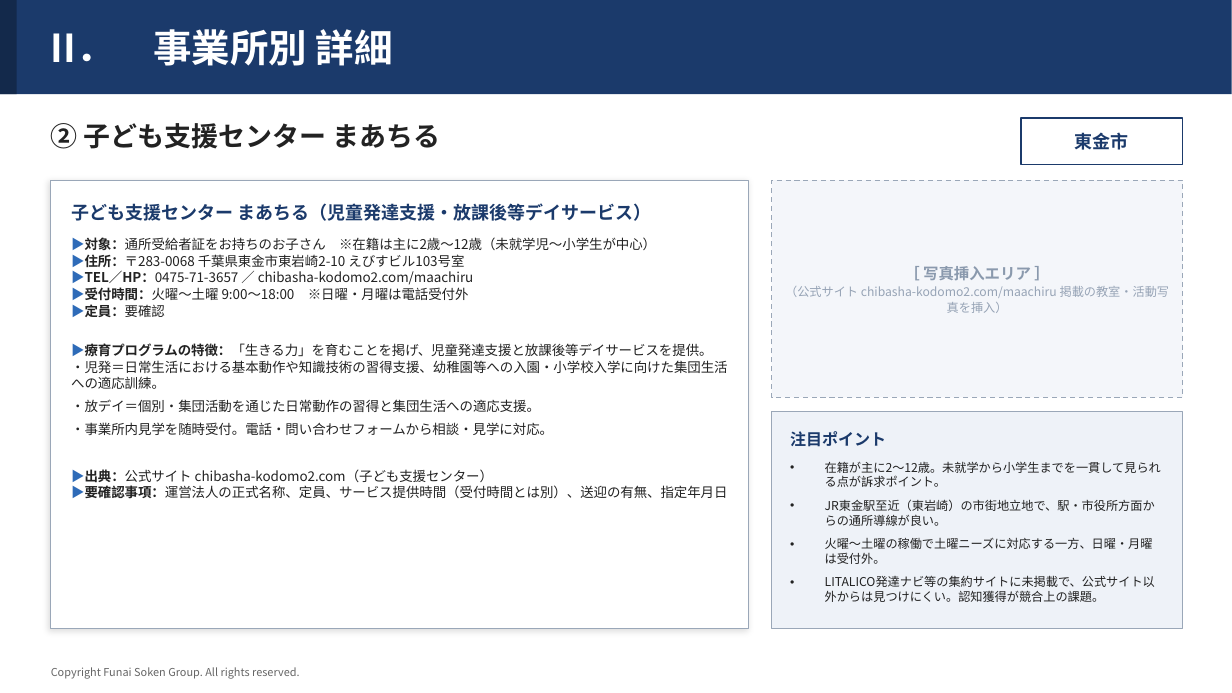
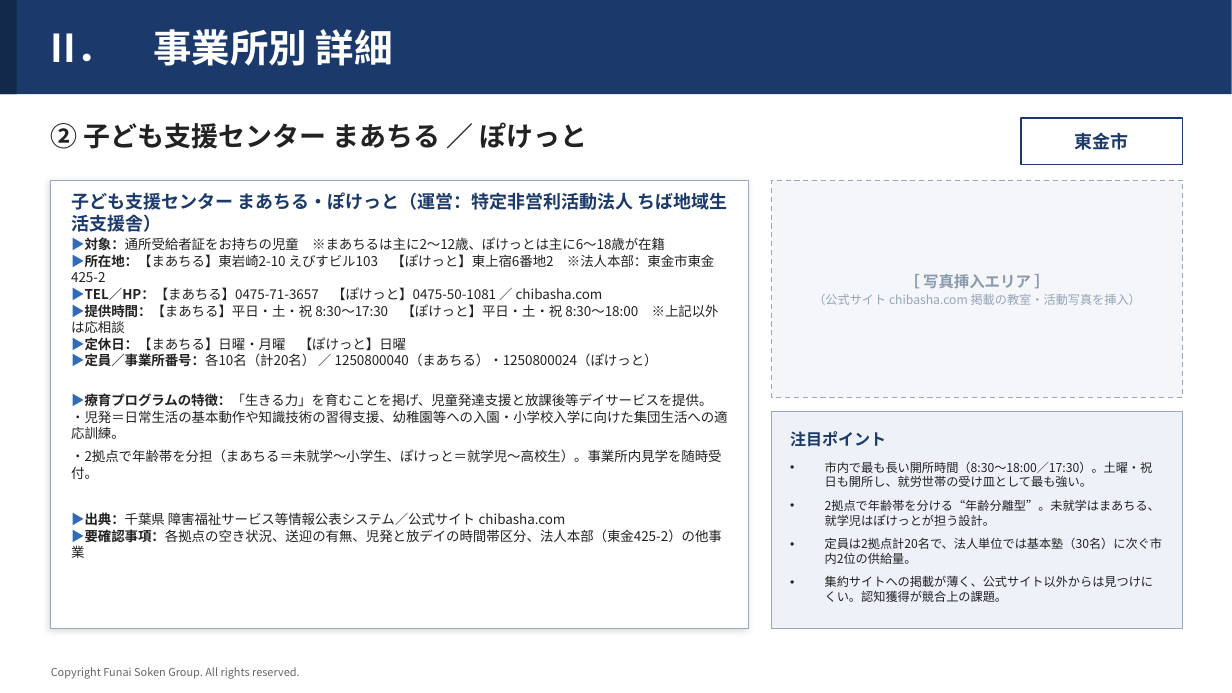
Before and after one commit to efejdjeifienfneafnwaj/-, a slide deck: slide 4 of 東金市_児童発達支援_事業所調査.pptx. Drawn at 1232x693 pixels with LibreOffice and Linux fonts; fonts in the diff are those of the drawing. Boxes give left, top, right and bottom in pixels: in the first picture for what was removed or moved away, otherwise in the second. Text is boxed around its words. In the diff, an @@ line names an element or a change of style, - is before the commit and + after.

```diff
--- a/東金市_児童発達支援_事業所調査.pptx
+++ b/東金市_児童発達支援_事業所調査.pptx
@@ text at [51, 122, 588, 149]: text changed @@
-② 子ども支援センター まあちる
+② 子ども支援センター まあちる ／ ぽけっと
@@ text at [71, 192, 727, 232]: text changed @@
-子ども支援センター まあちる（児童発達支援・放課後等デイサービス）
+子ども支援センター まあちる・ぽけっと（運営：特定非営利活動法人 ちば地域生活支援舎）
@@ text at [71, 237, 719, 367]: text changed @@
-▶対象：通所受給者証をお持ちのお子さん ※在籍は主に2歳〜12歳（未就学児〜小学生が中心）
-▶住所：〒283-0068 千葉県東金市東岩崎2-10 えびすビル103号室
-▶TEL／HP：0475-71-3657 ／ chibasha-kodomo2.com/maachiru
-▶受付時間：火曜〜土曜 9:00〜18:00 ※日曜・月曜は電話受付外
-▶定員：要確認
+▶対象：通所受給者証をお持ちの児童 ※まあちるは主に2〜12歳、ぽけっとは主に6〜18歳が在籍
+▶所在地：【まあちる】東岩崎2-10 えびすビル103 【ぽけっと】東上宿6番地2 ※法人本部：東金市東金425-2
+▶TEL／HP：【まあちる】0475-71-3657 【ぽけっと】0475-50-1081 ／ chibasha.com
+▶提供時間：【まあちる】平日・土・祝 8:30〜17:30 【ぽけっと】平日・土・祝 8:30〜18:00 ※上記以外は応相談
+▶定休日：【まあちる】日曜・月曜 【ぽけっと】日曜
+▶定員／事業所番号：各10名（計20名） ／ 1250800040（まあちる）・1250800024（ぽけっと）
@@ text in rectangle at [813, 294, 1141, 305]: text changed @@
-（公式サイト chibasha-kodomo2.com/maachiru 掲載の教室・活動写真を挿入）
+（公式サイト chibasha.com 掲載の教室・活動写真を挿入）
@@ text at [71, 410, 728, 558]: text changed @@
-・児発＝日常生活における基本動作や知識技術の習得支援、幼稚園等への入園・小学校入学に向けた集団生活への適応訓練。
-・放デイ＝個別・集団活動を通じた日常動作の習得と集団生活への適応支援。
-・事業所内見学を随時受付。電話・問い合わせフォームから相談・見学に対応。
-▶出典：公式サイト chibasha-kodomo2.com（子ども支援センター）
-▶要確認事項：運営法人の正式名称、定員、サービス提供時間（受付時間とは別）、送迎の有無、指定年月日
+・児発＝日常生活の基本動作や知識技術の習得支援、幼稚園等への入園・小学校入学に向けた集団生活への適応訓練。
+・2拠点で年齢帯を分担（まあちる＝未就学〜小学生、ぽけっと＝就学児〜高校生）。事業所内見学を随時受付。
+▶出典：千葉県 障害福祉サービス等情報公表システム／公式サイト chibasha.com
+▶要確認事項：各拠点の空き状況、送迎の有無、児発と放デイの時間帯区分、法人本部（東金425-2）の他事業
@@ text at [825, 461, 1162, 602]: text changed @@
-• 在籍が主に2〜12歳。未就学から小学生までを一貫して見られる点が訴求ポイント。
-• JR東金駅至近（東岩崎）の市街地立地で、駅・市役所方面からの通所導線が良い。
-• 火曜〜土曜の稼働で土曜ニーズに対応する一方、日曜・月曜は受付外。
-• LITALICO発達ナビ等の集約サイトに未掲載で、公式サイト以外からは見つけにくい。認知獲得が競合上の課題。
+• 市内で最も長い開所時間（8:30〜18:00／17:30）。土曜・祝日も開所し、就労世帯の受け皿として最も強い。
+• 2拠点で年齢帯を分ける“年齢分離型”。未就学はまあちる、就学児はぽけっとが担う設計。
+• 定員は2拠点計20名で、法人単位では基本塾（30名）に次ぐ市内2位の供給量。
+• 集約サイトへの掲載が薄く、公式サイト以外からは見つけにくい。認知獲得が競合上の課題。
```
Also in this commit, not shown: 8 other slides changed, 2 slides removed.
